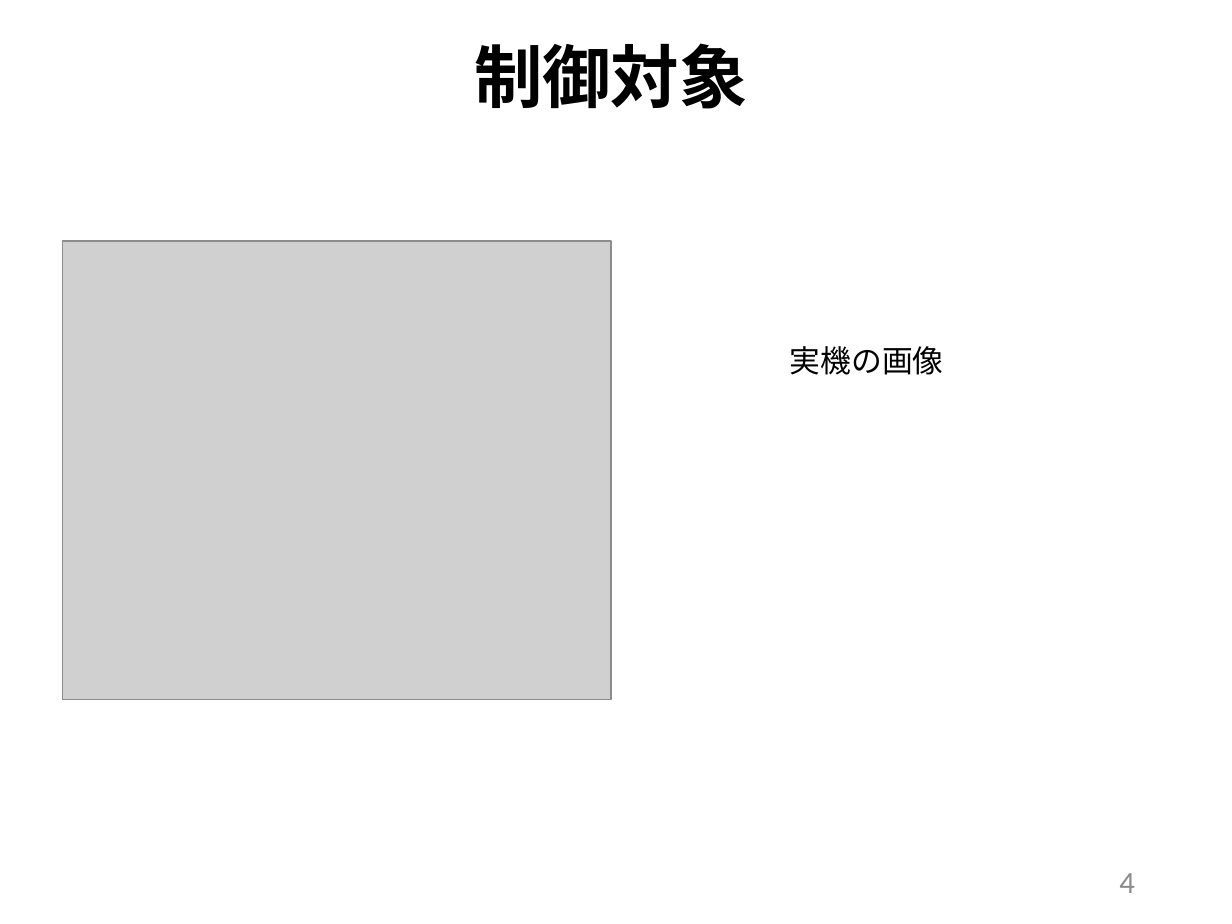
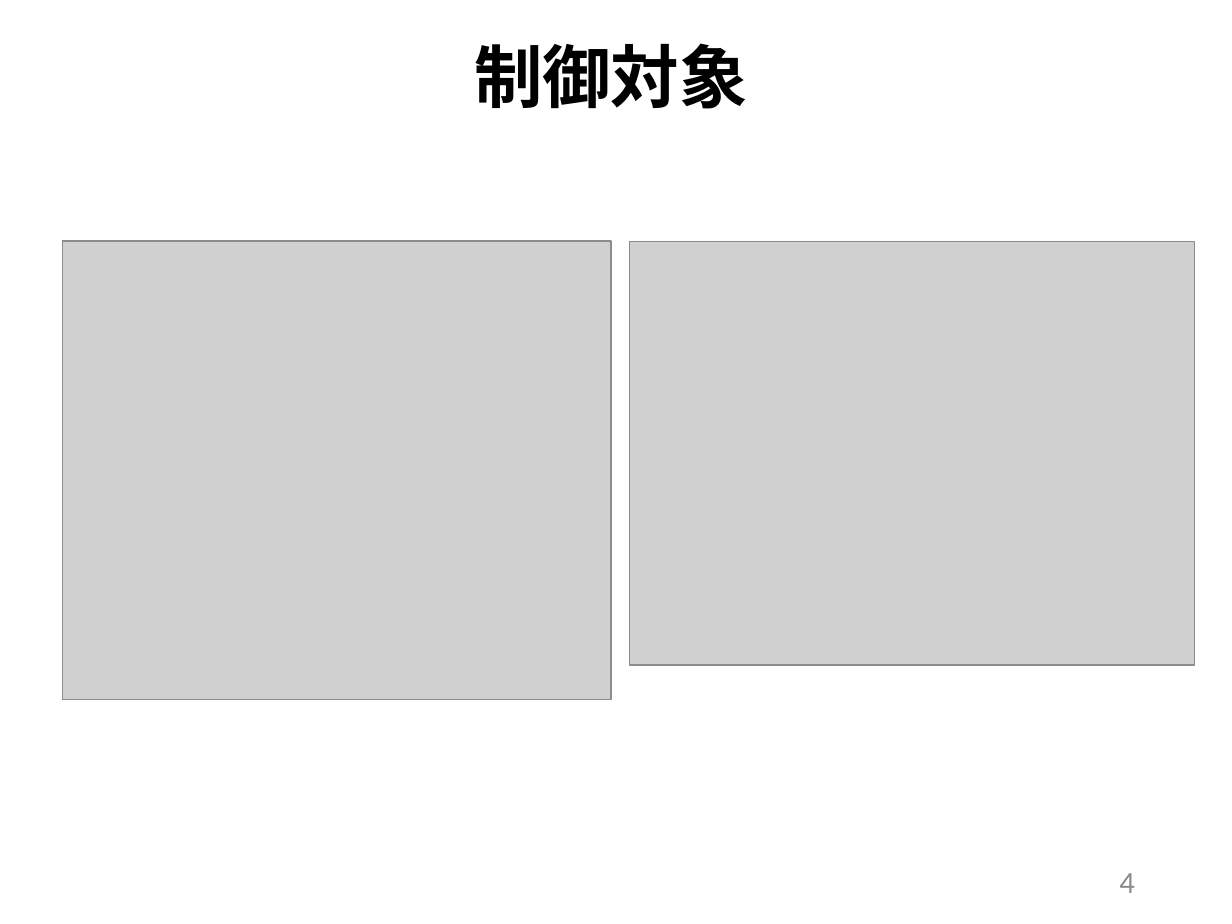
Before and after one commit to arabian9ts/Pendulum, a slide deck: slide 4 of presentation/pendulum_theory.pptx. Drawn at 1232x924 pixels with LibreOffice and Linux fonts; fonts in the diff are those of the drawing; grey boxes stand for pictures. Boxes give left, top, right and bottom in pixels: in the first picture for what was removed or moved away, otherwise in the second. Text is boxed around its words. In the diff, an @@ line names an element or a change of style, - is before the commit and + after.

```diff
--- a/presentation/pendulum_theory.pptx
+++ b/presentation/pendulum_theory.pptx
@@ picture added at box(630, 241, 1194, 665) @@
@@ text removed at box(790, 346, 944, 375) @@
-実機の画像
```
Also in this commit, not shown: 16 other slides changed, 2 slides added, 1 slide removed.
